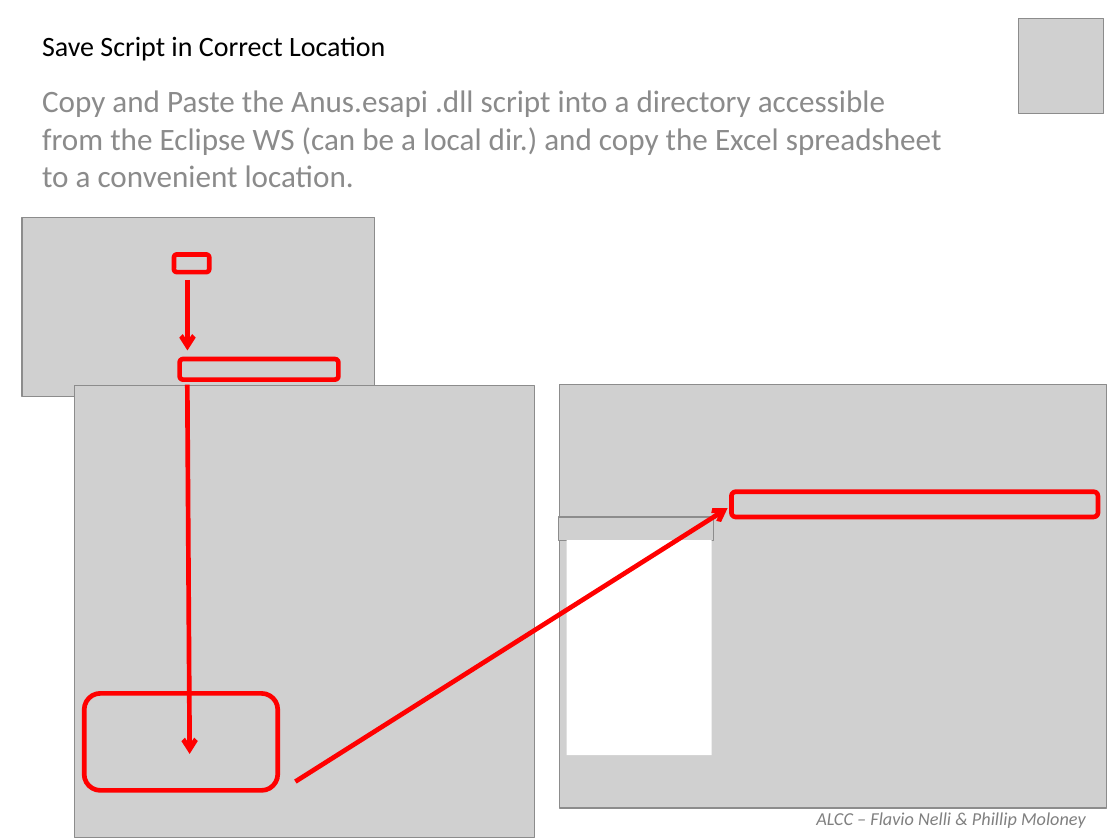
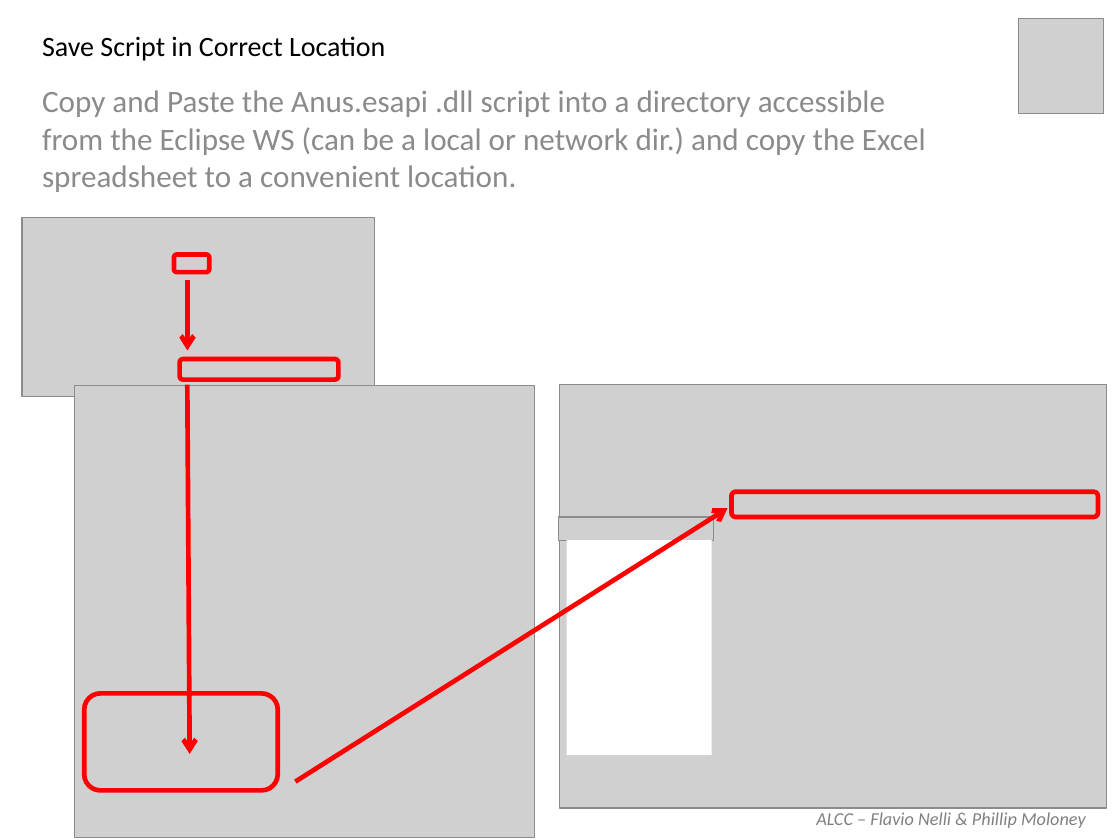
Before and after one commit to flavio-au/Plugin_ALCC_VPSRG_Anus, a slide deck: slide 3 of bin/VPSRG ANUS Data Collection Scripting Guide.pptx. Drawn at 1120x840 pixels with LibreOffice and Linux fonts; fonts in the diff are those of the drawing; grey boxes stand for pictures. Boxes give left, top, right and bottom in pixels: in the first picture for what was removed or moved away, otherwise in the second. Text is boxed around its words. In the diff, an @@ line names an element or a change of style, - is before the commit and + after.

```diff
--- a/bin/VPSRG ANUS Data Collection Scripting Guide.pptx
+++ b/bin/VPSRG ANUS Data Collection Scripting Guide.pptx
@@ subtitle at bbox=[42, 90, 926, 192]: text changed @@
-Copy and Paste the Anus.esapi .dll script into a directory accessible from the Eclipse WS (can be a local dir.) and copy the Excel spreadsheet to a convenient location.
+Copy and Paste the Anus.esapi .dll script into a directory accessible from the Eclipse WS (can be a local or network dir.) and copy the Excel spreadsheet to a convenient location.
```
Also in this commit, not shown: 3 other slides changed.
